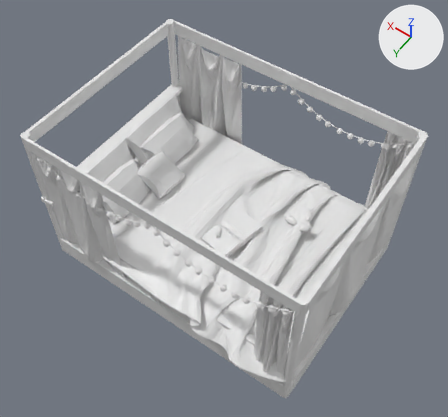
Before and after pictures for a commit that changed the glTF model assets/rbxmodels/5504452814/model.glb.
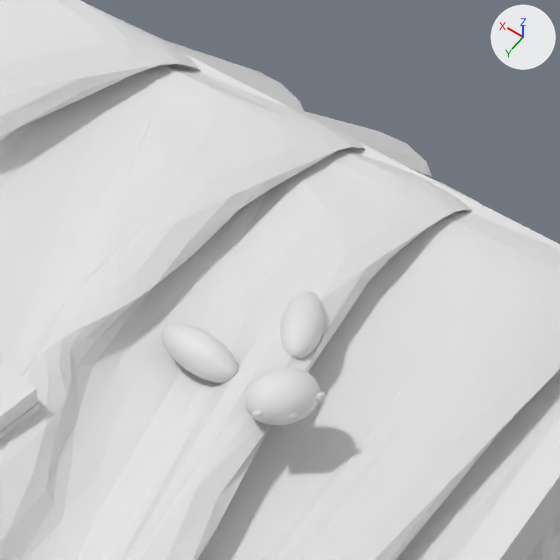
Each version appears first whole from a 50 mm camera at (-4.19, 5.91, 10.63) aimed at (-0.06, 0.12, 1.54), and next in a close-up on the part from 57% to 79% of the width and 38% to 61% of the height. Lighting does not change. The marker at upper right points along +X, +Y and +Z. The last two pictures show the newer version. Vertices at exactly the same position are counted once.

Objects in the first close-up: 'mat~Sand~4b5d70', 'mat~Sand~80bbdb', 'mat~Sand~8fa4b4', 'mat~Sand~edeaea', 'mat~SmoothPlastic~c7d4e4', 'mat~Wood~af9483', 'mat~Wood~e5e4df' and 3 more.
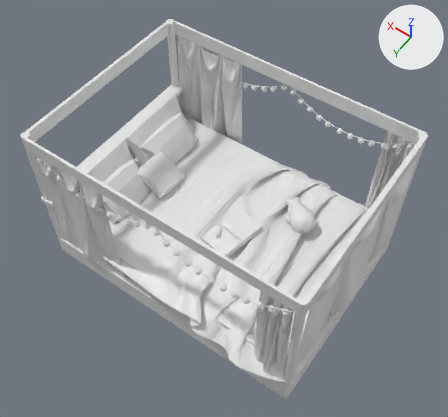
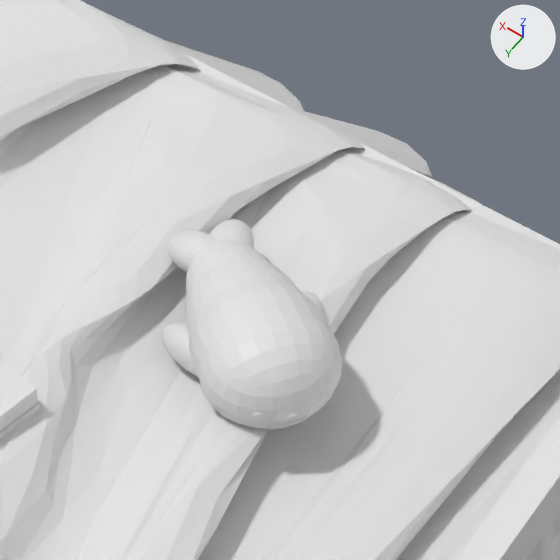
Boxes [x1, y1, x2, y2] around the edits, measured in the close-ups (560 x 560 px):
'mat~Sand~edeaea', reshaped (10% wider, 128% taller): before [162, 291, 325, 383]; after [162, 219, 342, 430]
part 1 of me_mat_sand_edeaea, added: after [168, 219, 342, 430]
'mat~Sand~80bbdb', unchanged, covered by the edit: before [245, 367, 320, 425]; after [266, 405, 313, 425]

Edits to the bpy script that builds the scene:
```text
Change me_mat_sand_edeaea:
    used by ob_mat_sand_edeaea; location = (0.0, 0.0, 0.0)
    remove me_mat_sand_edeaea.from_pydata(...)  # 1284 vertices, 2560 faces; spans x -1.371..-0.903, y -1.102..-0.608, z 1.024..1.187
    add me_mat_sand_edeaea.from_pydata(...)  # 2661 vertices, 5308 faces; spans x -1.541..-0.736, y -1.193..-0.443, z 1.024..1.426
    me_mat_sand_edeaea part 1: a new loose piece of 1377 vertices spanning x -1.541..-0.736, y -1.193..-0.443, z 1.032..1.426
```
